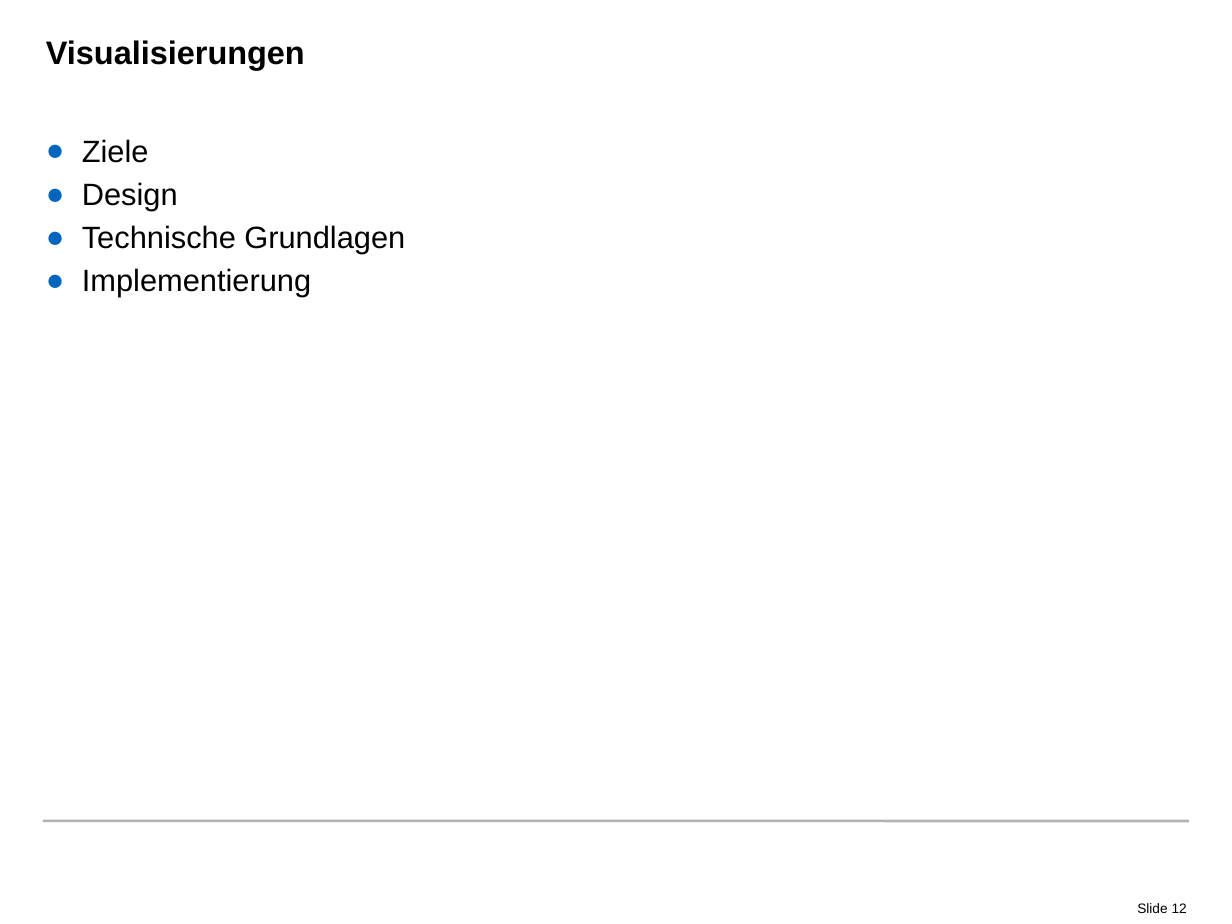
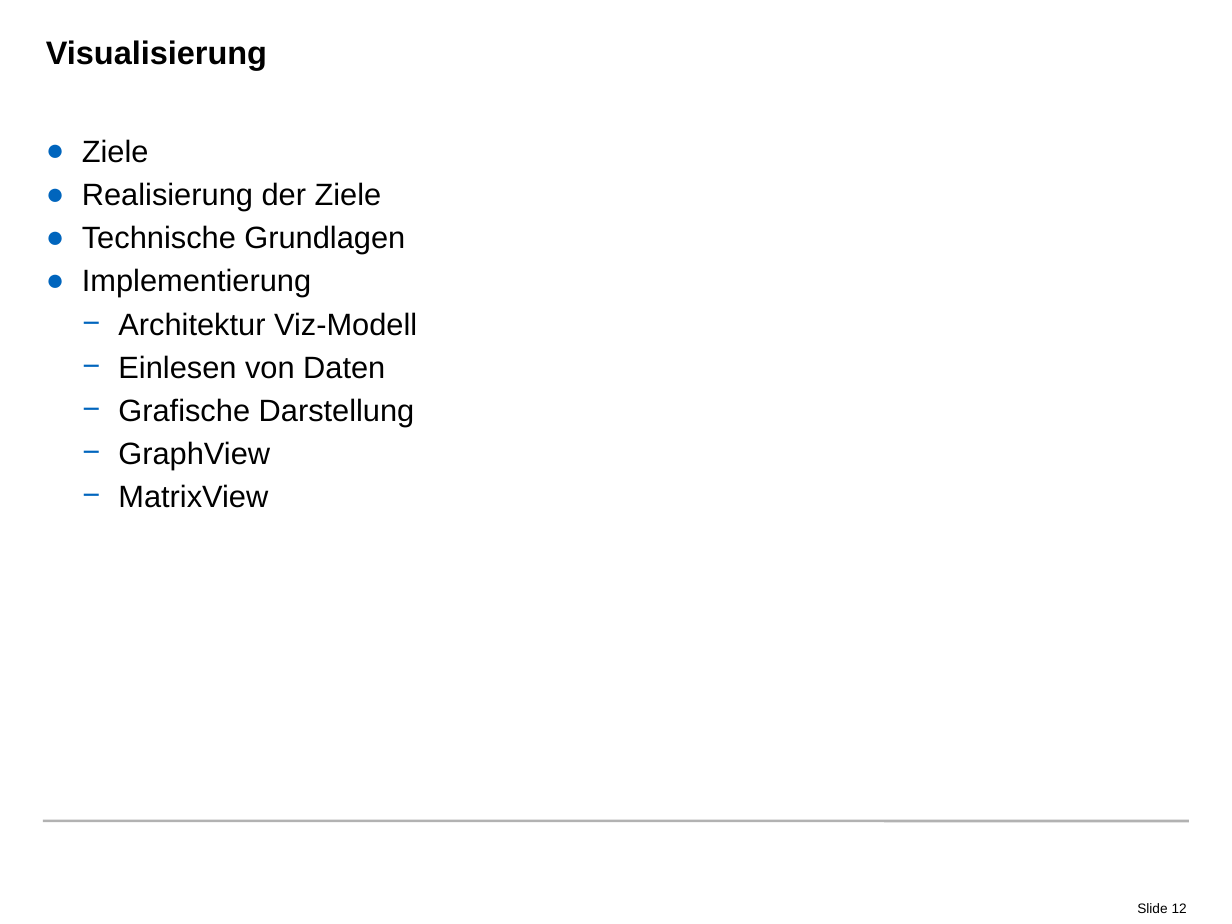
Before and after one commit to radke-tum/idp, a slide deck: slide 12 of pssif/doc/PSSIF.pptx. Drawn at 1232x924 pixels with LibreOffice and Linux fonts; fonts in the diff are those of the drawing; background and template pictures are left out. Boxes give left, top, right and bottom in pixels: in the first picture for what was removed or moved away, otherwise in the second. Text is boxed around its words. In the diff, an @@ line names an element or a change of style, - is before the commit and + after.

Commit message:
updated powerpoint

```diff
--- a/pssif/doc/PSSIF.pptx
+++ b/pssif/doc/PSSIF.pptx
@@ title at (x1=46, y1=40, x2=267, y2=70): text changed @@
-Visualisierungen
+Visualisierung
@@ text at (x1=82, y1=182, x2=382, y2=211): text changed @@
-● Design
+● Realisierung der Ziele
@@ text at (x1=118, y1=312, x2=417, y2=508): paragraphs added @@
+  − Architektur Viz-Modell
+  − Einlesen von Daten
+  − Grafische Darstellung
+  − GraphView
+  − MatrixView
```
Also in this commit, not shown: 7 other slides changed, 13 slides added, 4 slides removed.
